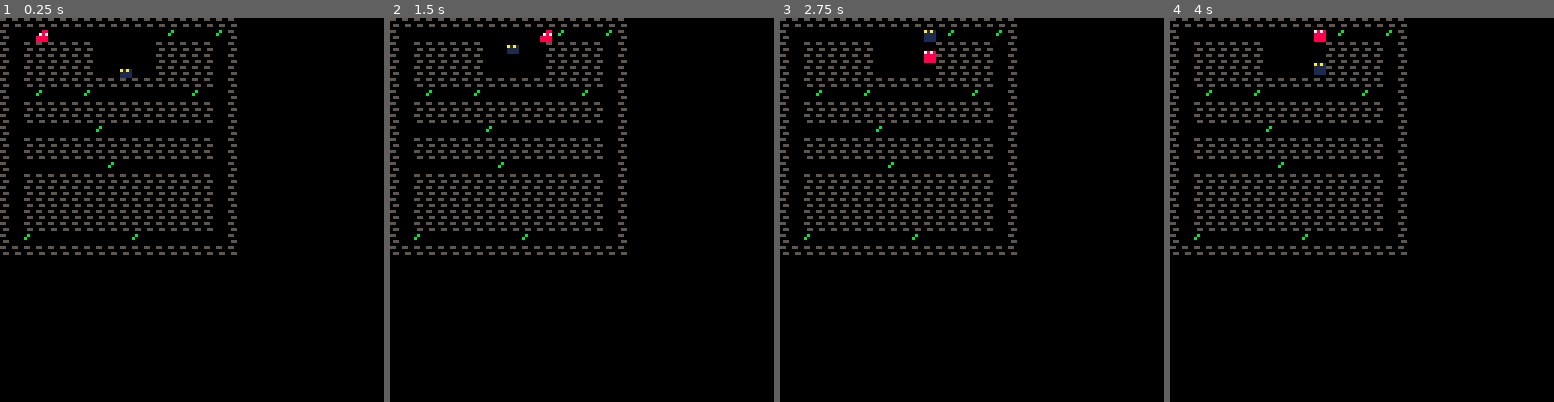
Above: before the commit, frames 1-4 (left to right).
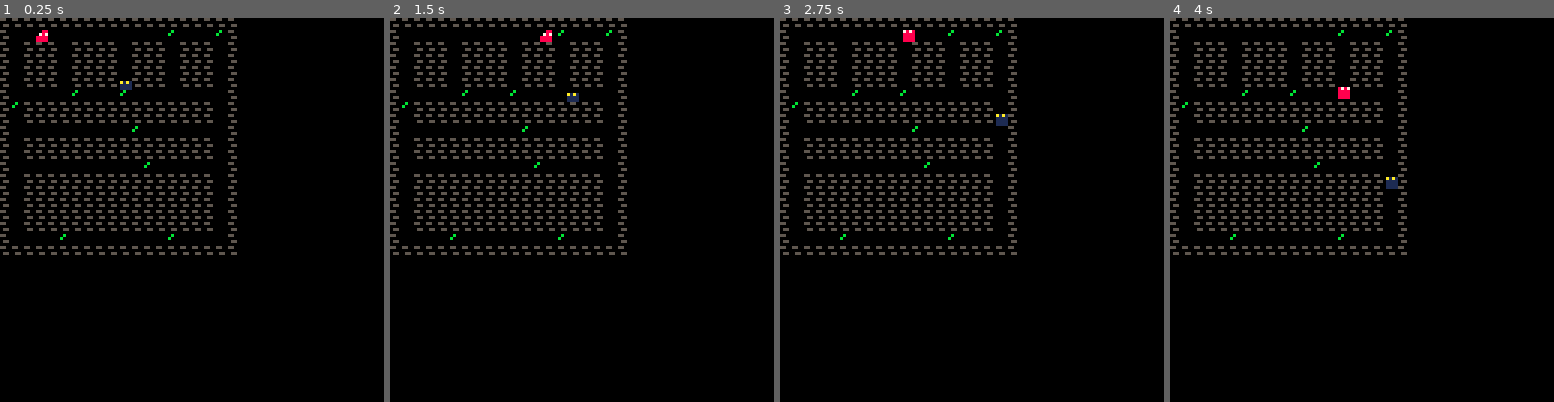
Above: after the commit, the same moments.

Repository: Martialis39/pacclone
Game: PICO-8 cartridge pacclone.p8
Two runs of this game, one before a commit and one after it. Both use one fixed random seed, a clock stepped at 60 frames per second and the inputs below.
Inputs:
- Up to frame 1 (0.25 s): no input
- Up to frame 2 (1.5 s): no input
- Up to frame 3 (2.75 s): hold Left 1.97-2.37 s; hold Down from 2.42 s (still down)
- Up to frame 4 (4 s): release Down at 2.82 s; hold Right 2.87-3.53 s; hold Up from 3.58 s (still down)

The runs differ from the first frame. In frame 1, 0.8% of the frame differs, in the area x 3-52%, y 6-58%; in frame 2, 0.8%; in frame 3, 1.0%, in the area x 3-60%, y 3-58%; in frame 4, 1.0%.

Commit message:
Add scatter mode!

Diff:
--- a/enemy.lua
+++ b/enemy.lua
@@ -26,6 +26,9 @@
         enemy.should_recalc = true
     end)
 
+    enemy.mode = "chase"
+    enemy.scatter_target = nil
+
 
 
     enemy.upd = function(player)
@@ -33,18 +36,22 @@
             enemy.target_tile = enemy.target_fn(player, g.level)
         end
         animate(enemy)
+        if enemy.mode == "chase" then
+            if enemy.should_recalc then
+                enemy.should_recalc = false
+                enemy.target_tile = nil
+            end
+            if enemy.target_tile == nil then
+                local target = enemy.target_fn(player, g.level)
+                enemy.target_tile = target
+            end
+        elseif enemy.mode == "scatter" then
+              enemy.target_tile = enemy.scatter_target
+        end
         enemy.move(player)
     end
 
     enemy.move = function(player)
-        if enemy.should_recalc then
-            enemy.should_recalc = false
-            enemy.target_tile = nil
-        end
-        if enemy.target_tile == nil then
-            local target = enemy.target_fn(player, g.level)
-            enemy.target_tile = target
-        end
 
         if enemy.movement_coroutine then
             if(costatus(enemy.movement_coroutine) != "dead") then
--- a/map.lua
+++ b/map.lua
@@ -1,10 +1,10 @@
 local level_1 = {
     "####################",
     "#oooooooooooooooooo#",
-    "#o######ooooo#####o#",
-    "#o######ooooo#####o#",
-    "#o######oooxo#####o#",
-    "#o################o#",
+    "#o###o####o###o###o#",
+    "#o###o####o###o###o#",
+    "#o###o####x###o###o#",
+    "#o###o####o###o###o#",
     "#oooooooooooooooooo#",
     "#o################o#",
     "#o################o#",
@@ -17,10 +17,12 @@
     "#o################o#",
     "#o################o#",
     "#o################o#",
-    "#oooooooooooooooooo#",
+    "#oooooooooooooooook#",
     "####################"
 }
 
+
+scatter_target_4 = "k"
 enemy_tile = "x"
 local wall = "#"
 open = "o"
@@ -31,7 +33,7 @@
 local open_s = 16
 
 local create_tile = function(x, y, type, spr)
-    return { x = x, y = y, type = type, h = g.step, w = g.step, s = spr }
+    return tile(x,y, type, spr, false)
 end
 
 function determine_sprite(letter)
@@ -70,6 +72,11 @@
                         add(g.enemies, create_enemy(y / g.step, x / g.step))
                         l = open
                     end
+                    if letter == scatter_target_4 then
+                        log("Here it is")
+                        add(g.scatter_targets, {x=x, y=y})
+                        l = open
+                    end
                     local sprite = determine_sprite(l)
                     local t = create_tile(x, y, l, sprite)
                     x = x + g.step
@@ -90,8 +97,7 @@
         level, function(line)
             foreach(
                 line, function(tile)
-                    local x, y, s = tile.x, tile.y, tile.s
-                    spr(s, x, y)
+                    tile:draw()
                 end
             )
         end
--- a/pacclone.p8
+++ b/pacclone.p8
@@ -7,9 +7,11 @@
 g.state = "game"
 g.level_size = 20
 g.enemies = {}
+g.scatter_targets = {}
 
 #include util.lua
 #include menu.lua
+#include tile.lua
 
 #include vec.lua
 
@@ -28,6 +30,12 @@
   g.enemies[1].target_fn = compute_target_player
   -- g.enemies[2].target_fn = compute_ahead_of_player
 
+  g.enemies[1].scatter_target = {}
+
+  logtr(g.scatter_targets)
+  g.enemies[1].scatter_target.row = flr(g.scatter_targets[1].y / 4)
+  g.enemies[1].scatter_target.col = flr(g.scatter_targets[1].x / 4)
+  g.enemies[1].mode = "scatter"
 end
 
 local game_upd = function()
--- /dev/null
+++ b/tile.lua
@@ -0,0 +1,22 @@
+
+local tile_metatable = {
+    draw = function(tile)
+        local x, y, s = tile.x, tile.y, tile.s
+        spr(s, x, y)
+    end,
+    get_vec = function(tile)
+        return vec2(tile.x, tile.y)
+    end,
+    get_grid_pos_vec = function(tile)
+        return vec2(flr(tile.x / g.step), flr(tile.y / g.step))
+    end
+}
+
+tile_metatable.__index = tile_metatable
+
+
+function tile(x, y, type, spr, has_coin)
+    local t = {x = x, y=y, type=type, h = g.step, w = g.step, s = spr, has_coin = has_coin}
+    setmetatable(t, tile_metatable)
+    return t
+end
